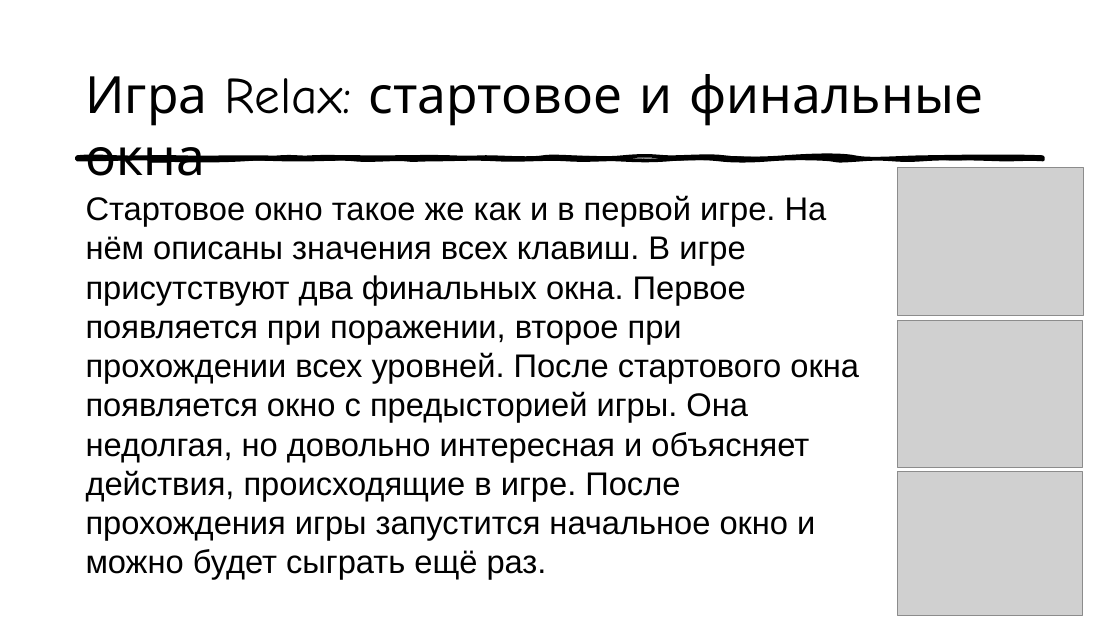
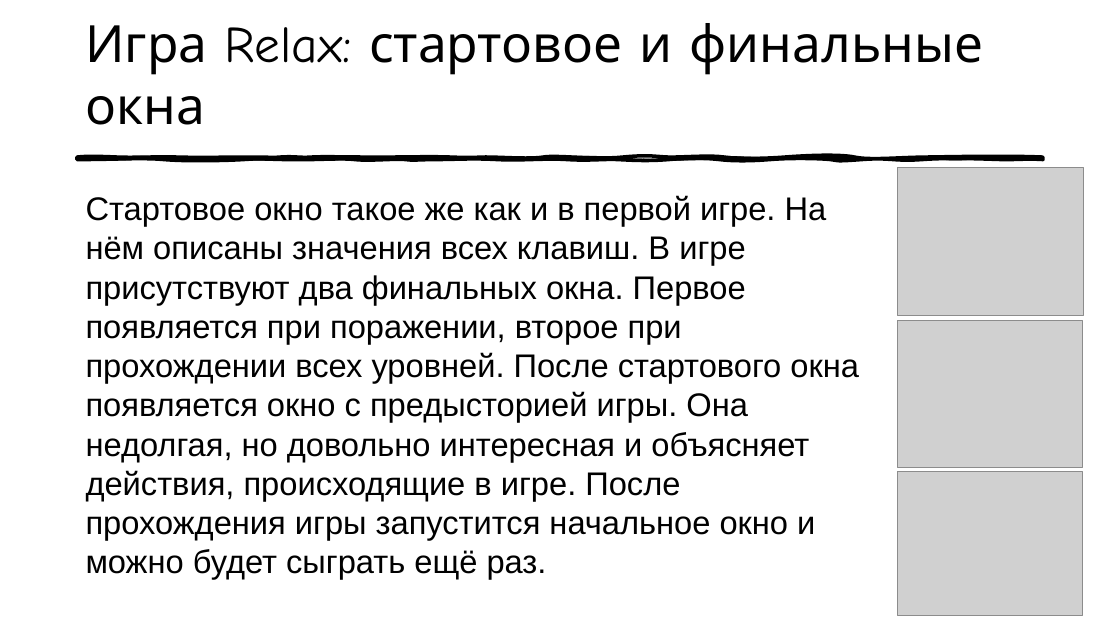
Before and after one commit to paprico-scar/pygameproject, a slide deck: slide 5 of Презентация PyGame.pptx. Drawn at 1120x630 pixels with LibreOffice and Linux fonts; fonts in the diff are those of the drawing; grey boxes stand for pictures. Boxes give left, top, right and bottom in pixels: in the first picture for what was removed or moved away, otherwise in the second. Text is boxed around its words. In the diff, an @@ line names an element or a change of style, - is before the commit and + after.

```diff
--- a/Презентация PyGame.pptx
+++ b/Презентация PyGame.pptx
@@ title "Игра Relax: стартовое и финальные ...": place and size @@
-title "Игра Relax: стартовое и финальные ..." at (85,74,983,176)
+title "Игра Relax: стартовое и финальные ..." at (86,23,983,125)
```
Also in this commit, not shown: 2 other slides changed.
